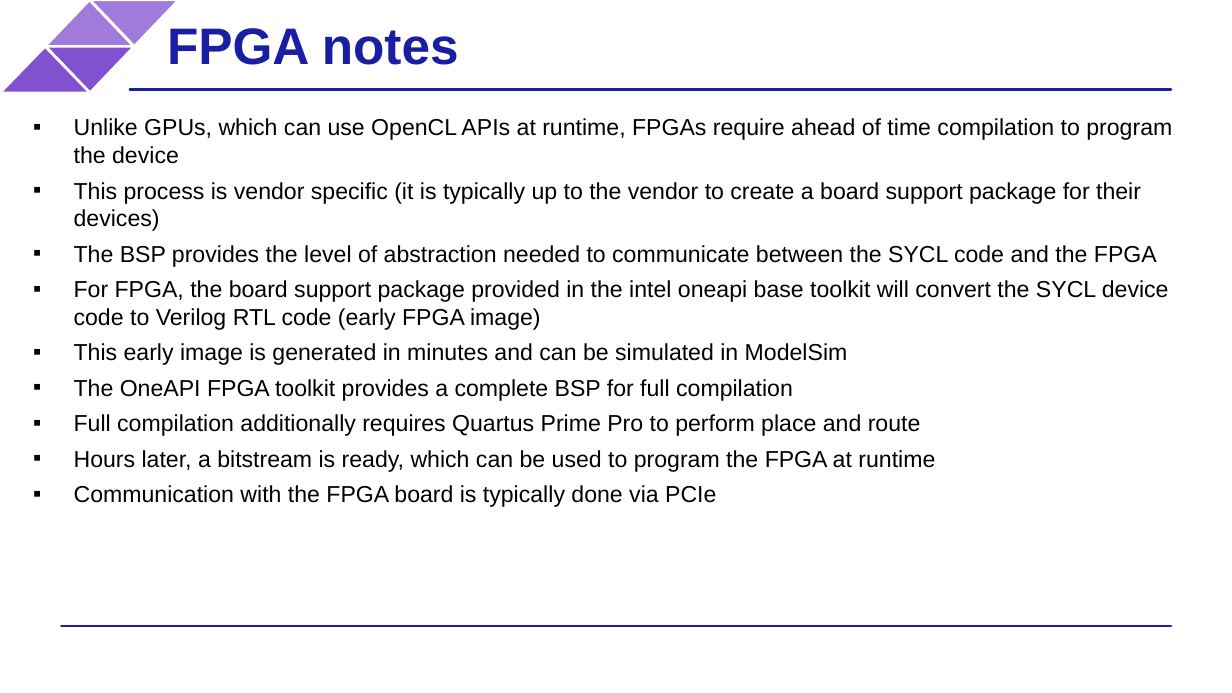
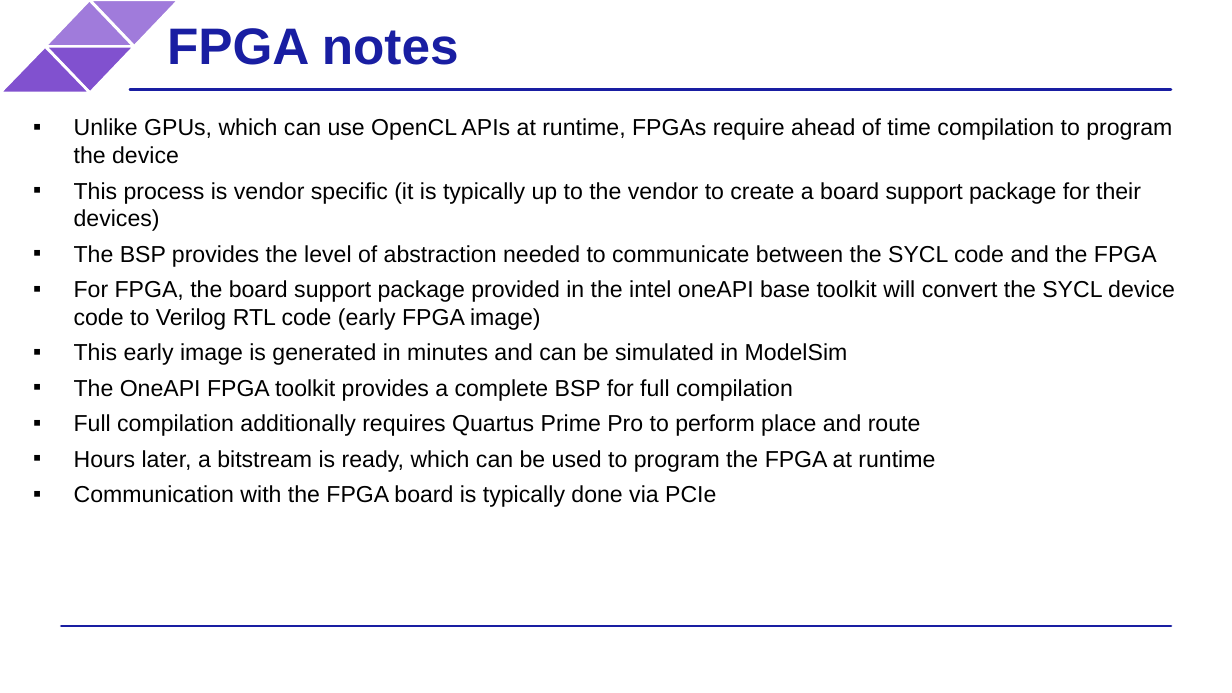
Before and after one commit to BenjaminMFindley/Reconfig-2-SYCL-DPCPP, a slide deck: slide 9 of Slides/SYCL_FPGA.pptx. Drawn at 1232x693 pixels with LibreOffice and Linux fonts; fonts in the diff are those of the drawing; background and template pictures are left out. Boxes give left, top, right and bottom in pixels: in the first picture for what was removed or moved away, otherwise in the second. Text is boxed around its words. In the diff, an @@ line names an element or a change of style, - is before the commit and + after.

```diff
--- a/Slides/SYCL_FPGA.pptx
+++ b/Slides/SYCL_FPGA.pptx
@@ text at (74,280,1175,330): text changed @@
-▪ For FPGA, the board support package provided in the intel oneapi base toolkit will convert the SYCL device code to Verilog RTL code (early FPGA image)
+▪ For FPGA, the board support package provided in the intel oneAPI base toolkit will convert the SYCL device code to Verilog RTL code (early FPGA image)
```
Also in this commit, not shown: 5 other slides changed.
